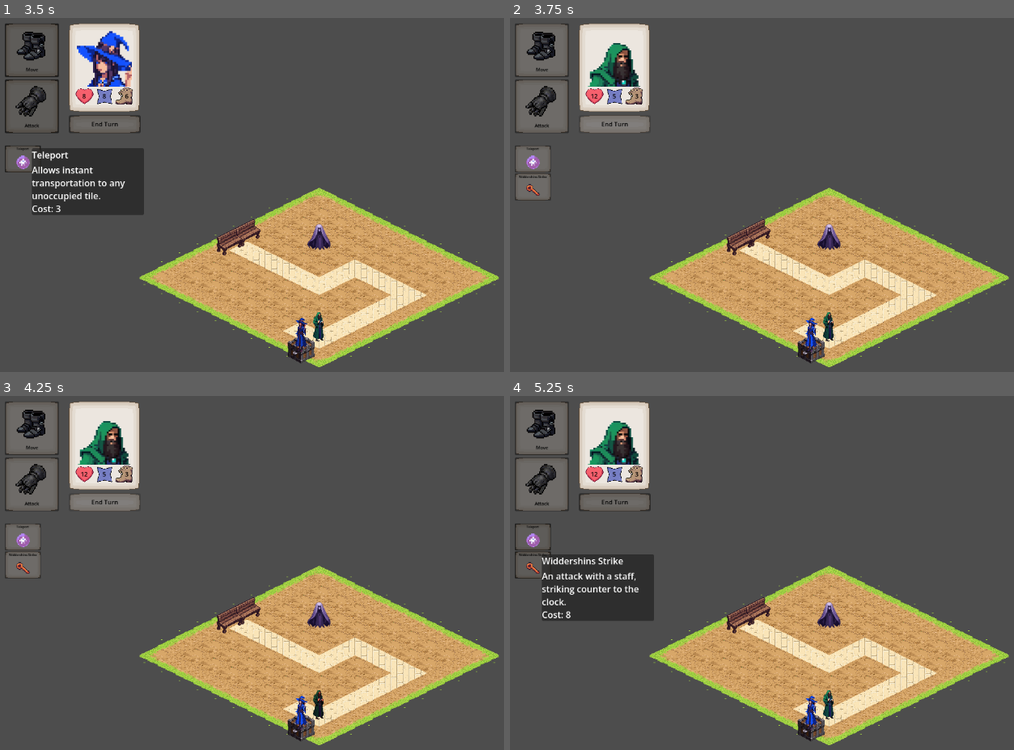
Above: before the commit, frames 1-4 (two rows, left to right).
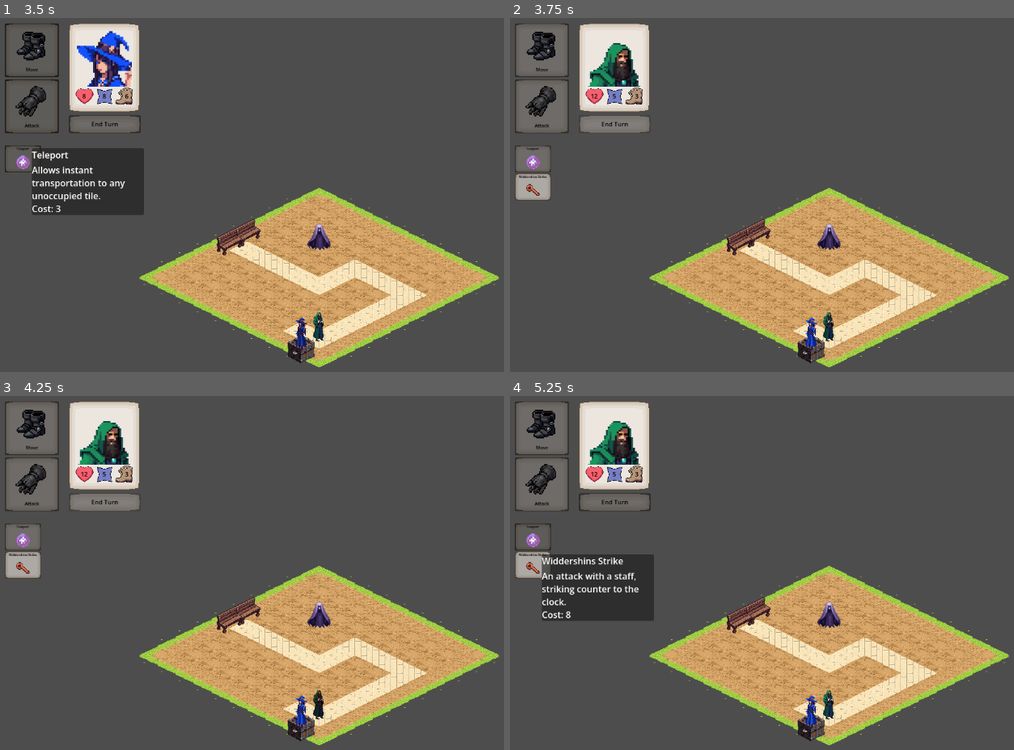
Above: after the commit, the same moments.

Repository: thesackofeyes/Spooks
Game: Godot game, scene res://Scenes/main.tscn
The game is run twice, just before and just after one commit, with the same random seed, the same clock (stepped at 60 frames per second) and the same inputs.
Inputs (mouse positions are in pixels of both pictures, inside the frame that each line leads up to):
- Up to frame 1 (3.5 s): click "End Turn" at 0.5 s; click "Move" at 1.25 s; click "Attack" at 2 s; click "Teleport" at 2.75 s
- Up to frame 2 (3.75 s): click "End Turn" at 3.5 s
- Up to frame 3 (4.25 s): no input
- Up to frame 4 (5.25 s): click "Teleport" at 4.25 s; click (535, 565) at 5 s, where only the run before the commit has a clickable "Widdershins Strike"

Frame 1 is identical in both runs. In frame 2, 0.5% of the frame differs, in the area x 1-9%, y 44-52%; in frame 3, 0.5%; in frame 4, 0.5%.

Commit message:
Disable ability button if not enough to cast

Diff:
--- a/Scripts/abilities_container.gd
+++ b/Scripts/abilities_container.gd
@@ -6,18 +6,23 @@
 func _ready() -> void:
 	pass
 
-func update_abilites(abilities):
+func update_abilites(unit):
 	# Clear existing ability buttons
 	for child in ability_container.get_children():
 		child.queue_free()
 
-	if abilities.size() > 0:
-		for i in range(abilities.size()):
+	if unit.data.abilities.size() > 0:
+		for i in range(unit.data.abilities.size()):
 			var ability_button := ability_button_scene.instantiate() as AbilityButton
-			ability_button.data = abilities[i]
+			ability_button.data = unit.data.abilities[i]
 			var label = ability_button.get_node('Name')
 			var icon = ability_button.get_node('ButtonIcon')
-			label.text = abilities[i].name
-			icon.frame = abilities[i].icon_y * icon.hframes + abilities[i].icon_x
+			label.text = unit.data.abilities[i].name
+			icon.frame = unit.data.abilities[i].icon_y * icon.hframes + unit.data.abilities[i].icon_x
+
+			print("Ability Cost", unit.data.abilities[i].cost)
+
+			if unit.data.abilities[i].cost > unit.current_ap:
+				ability_button.disabled = true
 
 			ability_container.add_child(ability_button)
--- a/Scripts/combat.gd
+++ b/Scripts/combat.gd
@@ -59,7 +59,7 @@
 		current_unit.current_moves = current_unit.data.speed
 		previous_unit = current_unit
 
-		abilities_container.update_abilites(current_unit.data.abilities)
+		abilities_container.update_abilites(current_unit)
 		has_attacked = false
 
 		print("current unit: ", current_unit.current_hp)
Not shown, changed: Todos.txt
